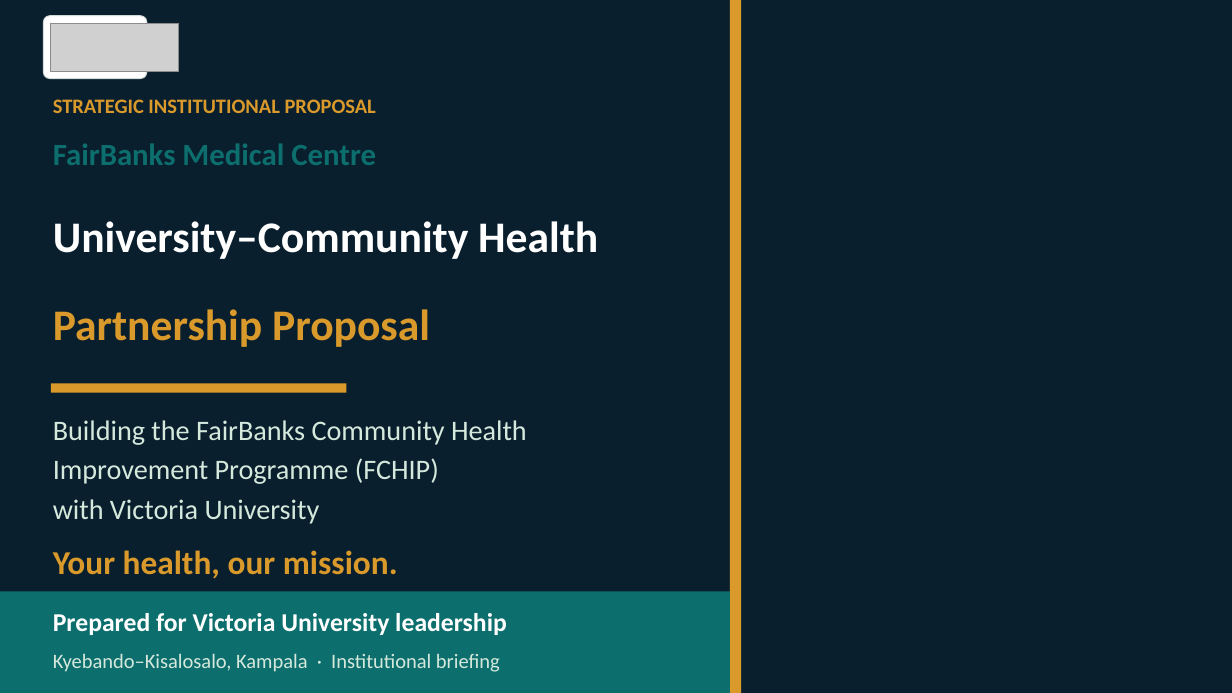
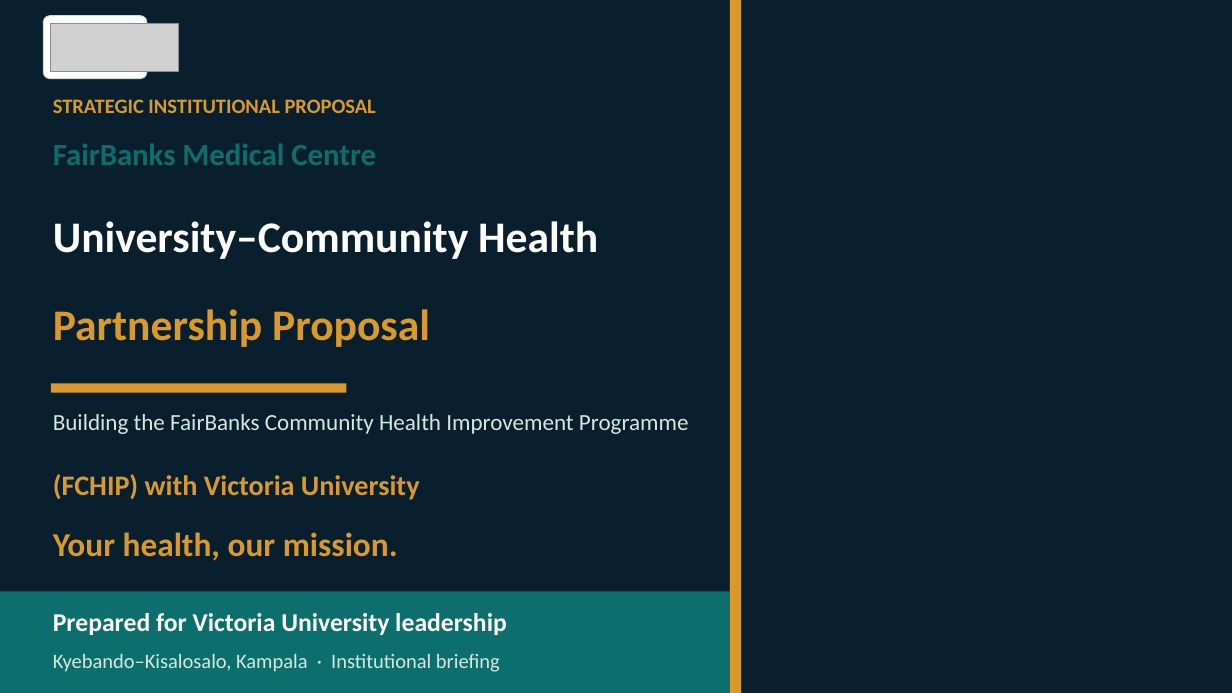
Before and after one commit to WASSWA2624/fairbanks, a slide deck: slide 1 of victoria/documents/victoria_ppt.pptx. Drawn at 1232x693 pixels with LibreOffice and Linux fonts; fonts in the diff are those of the drawing; grey boxes stand for pictures; background and template pictures are left out; a plain dark background stands for a picture behind light text. Boxes give left, top, right and bottom in pixels: in the first picture for what was removed or moved away, otherwise in the second. Text is boxed around its words. In the diff, an @@ line names an element or a change of style, - is before the commit and + after.

Commit message:
Refine Victoria University partnership proposal script and PowerPoint presentation. Enhanced title and subtitle handling based on kicker presence, improved layout for slide contents, and updated text for clarity. Adjusted dimensions and formatting for better visual presentation.

```diff
--- a/victoria/documents/victoria_ppt.pptx
+++ b/victoria/documents/victoria_ppt.pptx
@@ text at (53, 414, 689, 434): text changed; size 22 to 18 pt @@
-Building the FairBanks Community Health
+Building the FairBanks Community Health Improvement Programme
@@ text at (53, 474, 420, 500): text changed; text colour #D4E8DC to #D99A2B; bold on @@
-with Victoria University
+(FCHIP) with Victoria University
@@ text removed at (53, 458, 439, 484) @@
-Improvement Programme (FCHIP)
@@ text "Your health, our mission.": place and size @@
-text "Your health, our mission." at (53, 550, 398, 579)
+text "Your health, our mission." at (53, 532, 398, 561)
```
Also in this commit, not shown: 2 other slides changed, 1 other file.
